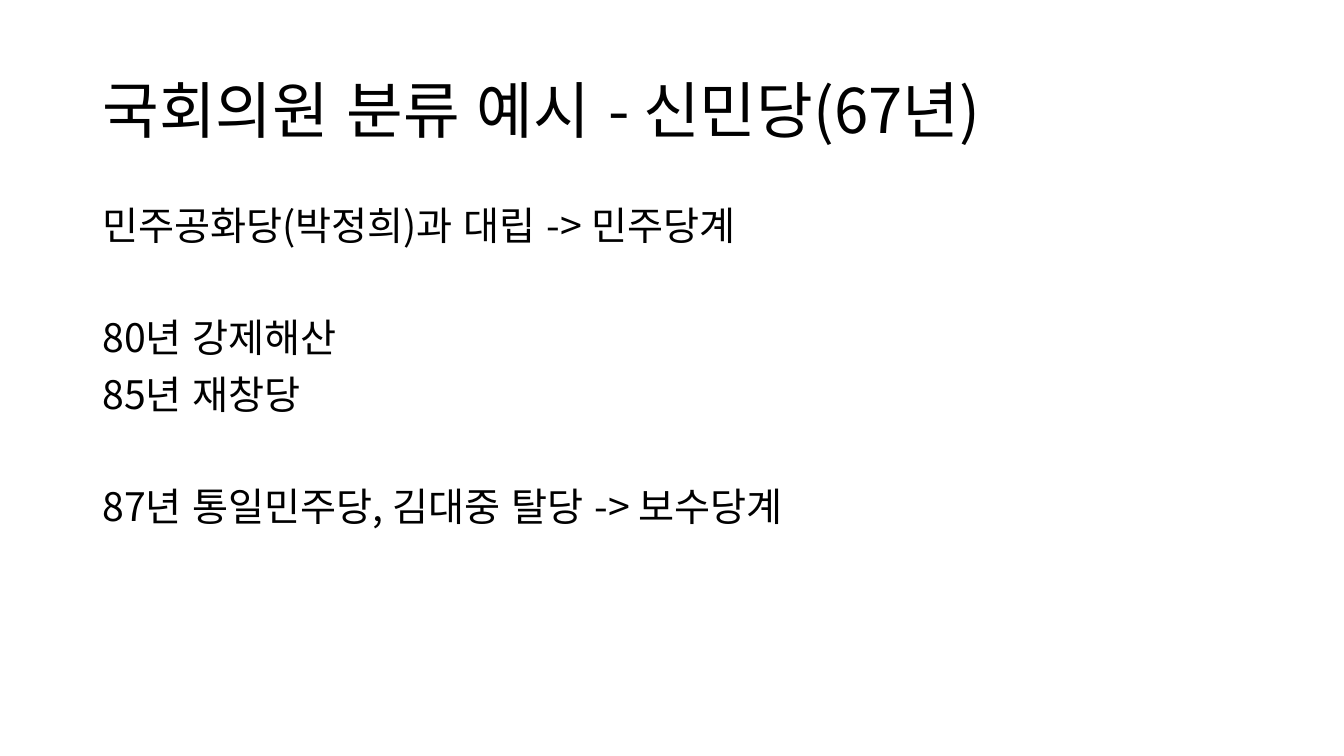
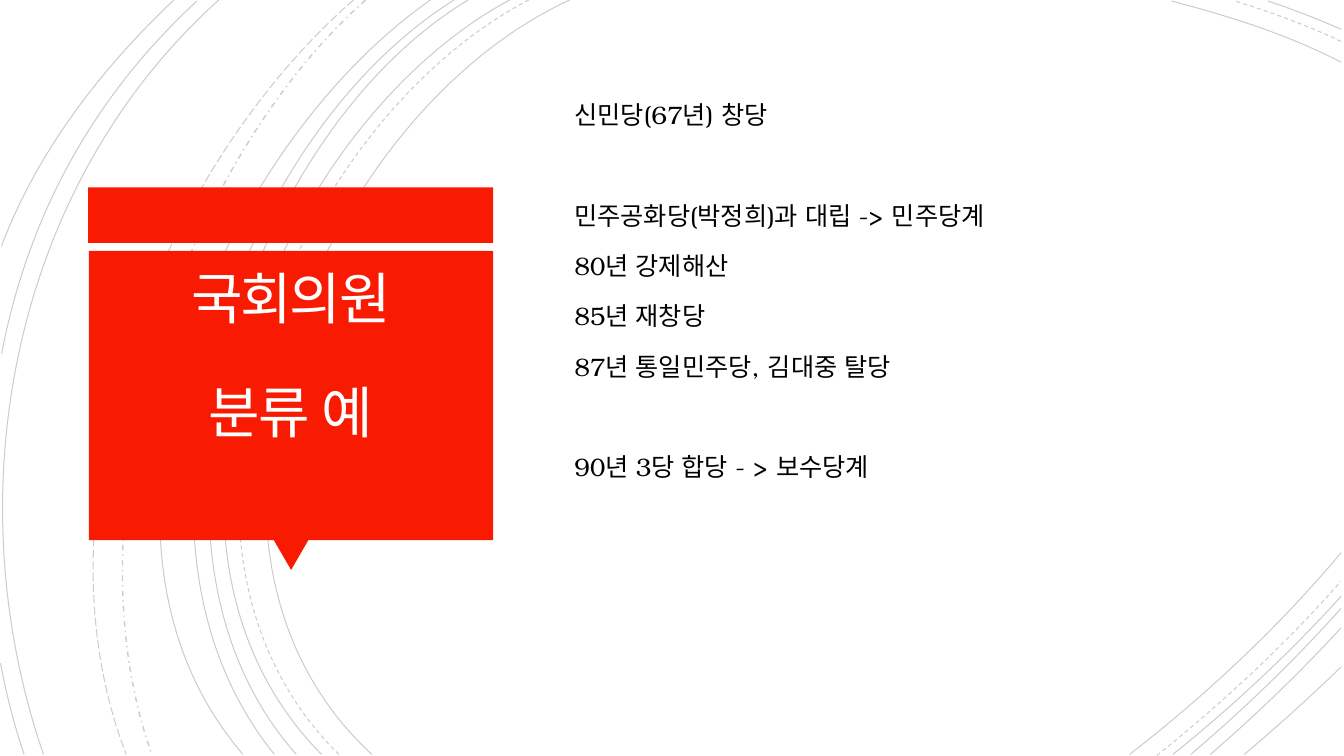
Before and after one commit to letcodesing/project, a slide deck: slide 5 of 개인1/발표용 파일/발표용.pptx. Drawn at 1344x756 pixels with LibreOffice and Linux fonts; fonts in the diff are those of the drawing. Boxes give left, top, right and bottom in pixels: in the first picture for what was removed or moved away, otherwise in the second. Text is boxed around its words. In the diff, an @@ line names an element or a change of style, - is before the commit and + after.

```diff
--- a/개인1/발표용 파일/발표용.pptx
+++ b/개인1/발표용 파일/발표용.pptx
@@ group added at (0, 0, 1342, 756): 21 freeform shapes @@
@@ text "신민당(67년) 창당": place and size @@
-text "신민당(67년) 창당" at (102, 207, 783, 528)
+text "신민당(67년) 창당" at (574, 103, 985, 478)
@@ text at (574, 103, 768, 128): paragraph added @@
+신민당(67년) 창당
@@ rectangle added at (89, 188, 494, 243), fill #F81B02 @@
@@ text at (574, 204, 985, 327): size 28 to 18 pt, font Noto Sans CJK KR to TeX Gyre Bonum in "민주공화당(박정희)과 대립 -> 민주당계", "80년 강제해산", "85년 재창당"; line spacing 0.9 to 1.2 @@
@@ rectangle added at (89, 251, 493, 540), fill #F81B02 @@
@@ title at (191, 272, 391, 438): text changed; size 44 to 40 pt; font Noto Sans CJK KR to Calibri; text colour #000000 to #FFFEFF @@
-국회의원 분류 예시 - 신민당(67년)
+국회의원
+분류 예
@@ text at (574, 355, 890, 478): text changed; size 28 to 18 pt; font Noto Sans CJK KR to TeX Gyre Bonum @@
-87년 통일민주당, 김대중 탈당 -> 보수당계
+87년 통일민주당, 김대중 탈당
+90년 3당 합당 - > 보수당계
@@ triangle added at (273, 540, 309, 571), fill #F81B02 @@
```
Also in this commit, not shown: 16 other slides changed, 14 slides added, 1 slide removed, 7 other files.
